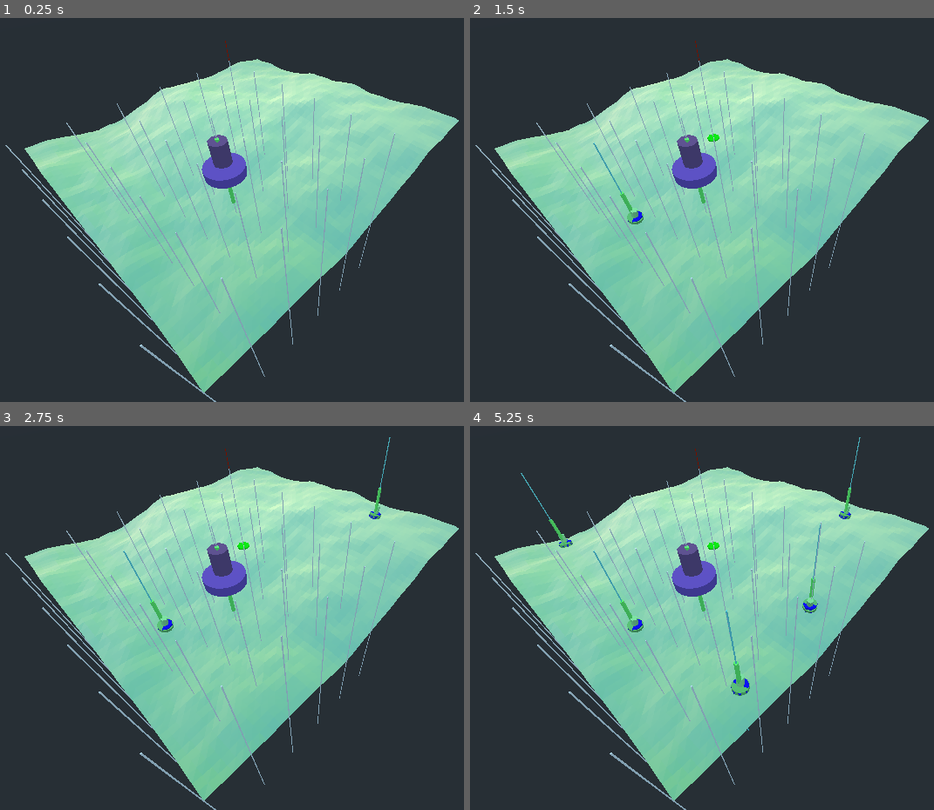
Above: before the commit, frames 1-4 (two rows, left to right).
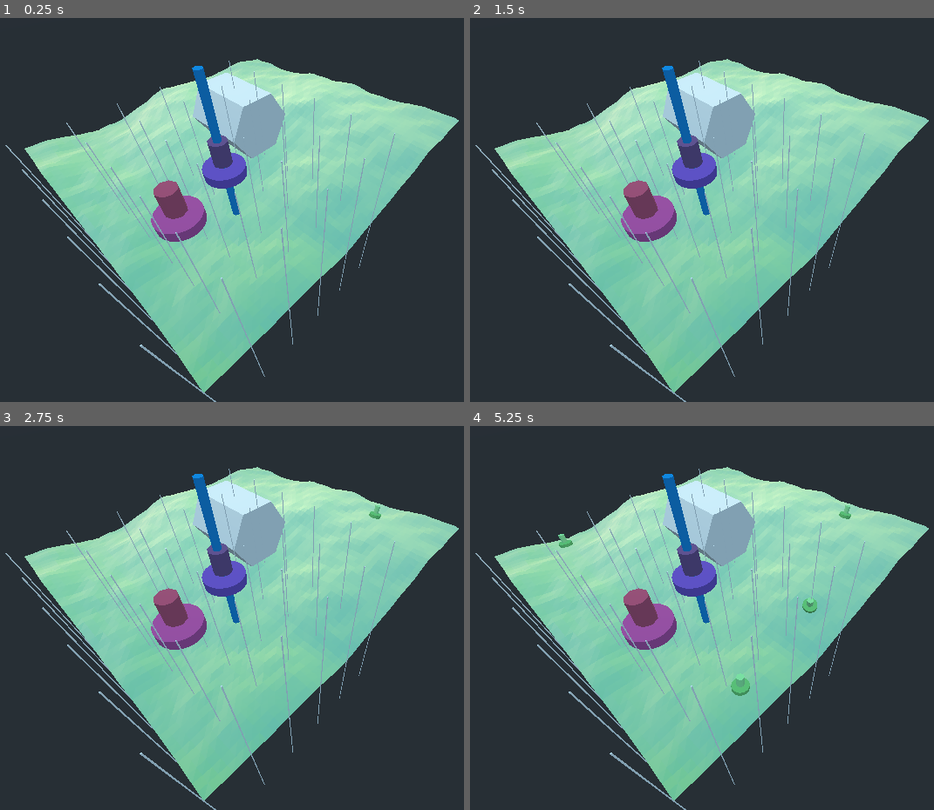
Above: after the commit, the same moments.

Repository: Aziroshin/citygamesystems
Game: Godot game, scene res://Root.tscn
Two runs of this game, one before a commit and one after it. Both use one fixed random seed, a clock stepped at 60 frames per second and the inputs below.
Inputs (mouse positions are in pixels of both pictures, inside the frame that each line leads up to):
- Up to frame 1 (0.25 s): no input
- Up to frame 2 (1.5 s): tap Enter at 0.5 s; move the mouse to (929, 179) at 0.52 s; click (929, 179) at 0.67 s; tap Space at 1.25 s; move the mouse to (637, 217) at 1.27 s; click (637, 217) at 1.42 s
- Up to frame 3 (2.75 s): tap Enter at 2 s; move the mouse to (375, 518) at 2.02 s; click (375, 518) at 2.17 s
- Up to frame 4 (5.25 s): tap Space at 2.75, 4.25 s; move the mouse to (739, 687) at 2.77 s; click (739, 687) at 2.92 s; tap Enter at 3.5 s; move the mouse to (outside the picture) at 3.52 s; click (outside the picture) at 3.67 s; move the mouse to (567, 545) at 4.27 s; click (567, 545) at 4.42 s; move the mouse to (808, 606) at 5.02 s; click (808, 606) at 5.17 s

The runs differ from the first frame. In frame 1, 4.3% of the frame differs, in the area x 32-62%, y 5-59%; in frame 2, 4.4%; in frame 3, 4.5%; in frame 4, 4.8%, in the area x 10-85%, y 2-80%.

Commit message:
⚗️ Noodle node and Testneedle are showing up now. `call_deferred(add_child, ...)` made the difference.

Diff:
--- a/dev/PlaneMap/Map.gd
+++ b/dev/PlaneMap/Map.gd
@@ -56,26 +56,26 @@
 	add_child(mesh_instance)
 
 	assert(Visualization.OctagonMarker.instance()\
-		.add_as_child(self)\
+		.add_as_child_to(self)\
 		.set_position(Vector3(2, 1, -2))\
 		.set_size(0.5)\
 		.primary.set_color(Vector3(0.2, 0.1, 0.6))\
 		.secondary.set_color(Vector3(0.2, 0.1, 0.3))\
-#		.noodle_to(
-#			Visualization.OctagonMarker.instance()\
-#			.add_as_child(self)\
-#			.set_position(Vector3(3.5, 1, -2.5))\
-#			.set_size(0.5)\
-#			.primary.set_color(Vector3(0.6, 0.1, 0.4))\
-#			.secondary.set_color(Vector3(0.6, 0.1, 0.2))\
-#		)
+		.noodle_to(
+			Visualization.OctagonMarker.instance()\
+			.add_as_child_to(self)\
+			.set_position(Vector3(3.5, 1, -2.5))\
+			.set_size(0.5)\
+			.primary.set_color(Vector3(0.6, 0.1, 0.4))\
+			.secondary.set_color(Vector3(0.6, 0.1, 0.2))\
+		)
 	)
 
 func _on_mouse_event(camera, event, click_position, click_normal, shape):
 	if event is InputEventMouseButton:
 		if event.button_index == BUTTON_LEFT and event.pressed:
 			assert(Visualization.OctagonMarker.instance()\
-				.add_as_child(self)\
+				.add_as_child_to(self)\
 				.set_position(click_position)\
 				.align_along(click_normal)\
 				.set_size(0.2)\
--- a/dev/visualization/VisualizationNoodle/VisualizationNoodle.gd
+++ b/dev/visualization/VisualizationNoodle/VisualizationNoodle.gd
@@ -38,8 +38,8 @@
 ### Builder methods (return self)
 ###
 
-func add_as_child(node: Node) -> VisualizationNoodle:
-	node.add_child(self)
+func add_as_child_to(node: Node) -> VisualizationNoodle:
+	node.call_deferred("add_child", self)
 
 	# Since the noodles form a connection between two visualizers which aren't
 	# necessarily hierarchically related, tying the noodle's transformation
--- a/dev/visualization/Visualizer.gd
+++ b/dev/visualization/Visualizer.gd
@@ -164,45 +164,45 @@
 
 		return knockoff
 
-func add_as_child(parent: Node) -> Visualizer:
+func add_as_child_to(parent: Node) -> Visualizer:
 	parent.add_child(self)
 	return self
 
 func set_position(position: Vector3) -> Visualizer:
 
-	# Correct
-	print("previous global marker position: %s" % global_transform.origin)
-	var needle_parent = get_tree().root
-	Cavedig.needle(get_tree().root, global_transform.origin, Cavedig.Colors.GREEN, 0.1, 0.2).set_as_toplevel(true)
+#	# Correct
+#	print("previous global marker position: %s" % global_transform.origin)
+#	var needle_parent = get_tree().root
+#	Cavedig.needle(get_tree().root, global_transform.origin, Cavedig.Colors.GREEN, 0.1, 0.2).set_as_toplevel(true)
 
 	self.global_transform.origin = position
 
-	var green_needle: CSGCylinder = Cavedig.needle(self, global_transform.origin, Vector3(0.2, 0.2, 0.2) + Cavedig.Colors.GREEN, 2, 0.05)
-	green_needle.set_as_toplevel(true)
-	#green_needle.global_transform.origin = self.global_transform.origin
-	print("marker global: %s" % green_needle.global_transform.origin)
-	print("marker local: %s" % green_needle.transform.origin)
-
-	# Correct
-	print("global marker position: %s" % global_transform.origin)
-	var global_marker_position: CSGCylinder = Cavedig.needle(needle_parent, global_transform.origin, Cavedig.Colors.BLUE, 0.2, 0.2)
-	global_marker_position.set_as_toplevel(true)
-	print("global marker position needle, local position: %s" % global_marker_position.transform.origin)
-
-	# Correct
-	print("local marker position: %s" % transform.origin)
-	Cavedig.needle(needle_parent, transform.origin, Vector3(0.2, 0.2, 0.2) + Cavedig.Colors.BLUE, 0.3, 0.05).set_as_toplevel(true)
-
-	# Correct
-	# Since this is a local position, the needle has to be relative to what
-	# the position it's marking is local to: `self`, the node the mesh belongs
-	# to.
-	print("local mesh position: %s" % self.primary.mesh.transform.origin)
-	Cavedig.needle(self, self.primary.mesh.transform.origin, Vector3(-0.2, -0.2, -0.2) + Cavedig.Colors.ORANGE, 6, 0.008).set_as_toplevel(true)
-
-	# Correct
-	print("global mesh position: %s" % self.primary.mesh.global_transform.origin)
-	Cavedig.needle(needle_parent, self.primary.mesh.global_transform.origin, Vector3(0.2, 0.2, 0.2) + Cavedig.Colors.AQUA, 5, 0.015).set_as_toplevel(true)
+#	var green_needle: CSGCylinder = Cavedig.needle(self, global_transform.origin, Vector3(0.2, 0.2, 0.2) + Cavedig.Colors.GREEN, 2, 0.05)
+#	green_needle.set_as_toplevel(true)
+#	#green_needle.global_transform.origin = self.global_transform.origin
+#	print("marker global: %s" % green_needle.global_transform.origin)
+#	print("marker local: %s" % green_needle.transform.origin)
+#
+#	# Correct
+#	print("global marker position: %s" % global_transform.origin)
+#	var global_marker_position: CSGCylinder = Cavedig.needle(needle_parent, global_transform.origin, Cavedig.Colors.BLUE, 0.2, 0.2)
+#	global_marker_position.set_as_toplevel(true)
+#	print("global marker position needle, local position: %s" % global_marker_position.transform.origin)
+#
+#	# Correct
+#	print("local marker position: %s" % transform.origin)
+#	Cavedig.needle(needle_parent, transform.origin, Vector3(0.2, 0.2, 0.2) + Cavedig.Colors.BLUE, 0.3, 0.05).set_as_toplevel(true)
+#
+#	# Correct
+#	# Since this is a local position, the needle has to be relative to what
+#	# the position it's marking is local to: `self`, the node the mesh belongs
+#	# to.
+#	print("local mesh position: %s" % self.primary.mesh.transform.origin)
+#	Cavedig.needle(self, self.primary.mesh.transform.origin, Vector3(-0.2, -0.2, -0.2) + Cavedig.Colors.ORANGE, 6, 0.008).set_as_toplevel(true)
+#
+#	# Correct
+#	print("global mesh position: %s" % self.primary.mesh.global_transform.origin)
+#	Cavedig.needle(needle_parent, self.primary.mesh.global_transform.origin, Vector3(0.2, 0.2, 0.2) + Cavedig.Colors.AQUA, 5, 0.015).set_as_toplevel(true)
 
 	return self
 
@@ -234,9 +234,31 @@
 	noodle_up(other_visualizer, NoodleConnection.Direction.TO)
 	return self
 
+static func get_highest_spatial_in_hierarchy(spatial: Spatial) -> Spatial:
+	var immediate_parent_spatial = spatial.get_parent_spatial()
+	if immediate_parent_spatial:
+		return get_highest_spatial_in_hierarchy(immediate_parent_spatial)
+	return spatial
+
+func get_highest_parent_spatial() -> GdTypes.NilableSpatial:
+	var maybe_self = get_highest_spatial_in_hierarchy(self)
+	if maybe_self.get_instance_id() == self.get_instance_id():
+		return GdTypes.NilableSpatial.new()
+	return GdTypes.NilableSpatial.new().set_value(maybe_self)
+
 func noodle_up(other_visualizer: Visualizer, direction: int) -> Visualizer:
+	#Cavedig.needle(self.get_highest_parent_spatial().value, global_transform.origin, Cavedig.Colors.CERULEAN, 20, 0.1).set_as_toplevel(true)
+	var test_needle: CSGCylinder = Cavedig.needle(get_tree().get_root(), global_transform.origin, Cavedig.Colors.CERULEAN, 5, 0.1)
+	test_needle.name = "Testneedle"
+	test_needle.set_as_toplevel(true)
+	print("test needle name: %s" % test_needle.name)
+	get_tree().current_scene.call_deferred("add_child", test_needle)
+	print("test_needle children: %s" % PoolStringArray(get_tree().current_scene.get_children()).join(" "))
+	#var test_needle_node = get_tree().current_scene.get_node(test_needle.name)
+	#print("test needle name after found: %s " % test_needle_node.name)
+
 	var noodle: VisualizationNoodle = VisualizationNoodleScene.instance()\
-		.add_as_child(self)\
+		.add_as_child_to(get_tree().current_scene)\
 		.set_start(global_transform.origin)
 	connections.add_connection(NoodleConnection.new(
 		self,
--- /dev/null
+++ b/global_lib/Types/GdTypes.gd
@@ -0,0 +1,11 @@
+extends Reference
+class_name GdTypes
+
+class NilableSpatial:
+	var value: Spatial setget set_value
+	var is_nil: bool = true
+
+	func set_value(new_value: Spatial) -> NilableSpatial:
+		is_nil = false
+		value = new_value
+		return self
--- a/project.godot
+++ b/project.godot
@@ -13,6 +13,11 @@
 "class": "Cavedig",
 "language": "GDScript",
 "path": "res://dev/Cavedig/Cavedig.gd"
+}, {
+"base": "Reference",
+"class": "GdTypes",
+"language": "GDScript",
+"path": "res://global_lib/Types/GdTypes.gd"
 }, {
 "base": "Reference",
 "class": "Visualization",
@@ -36,6 +41,7 @@
 } ]
 _global_script_class_icons={
 "Cavedig": "",
+"GdTypes": "",
 "Visualization": "",
 "VisualizationNoodle": "",
 "VisualizationNoodlePath": "",
